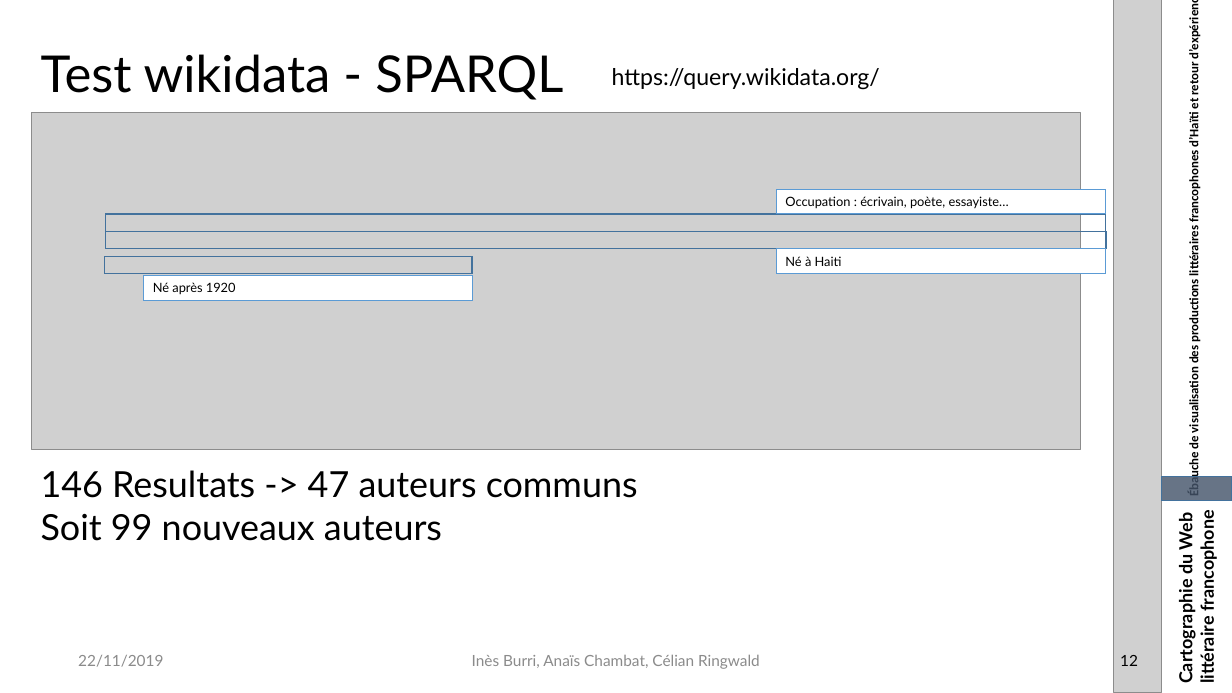
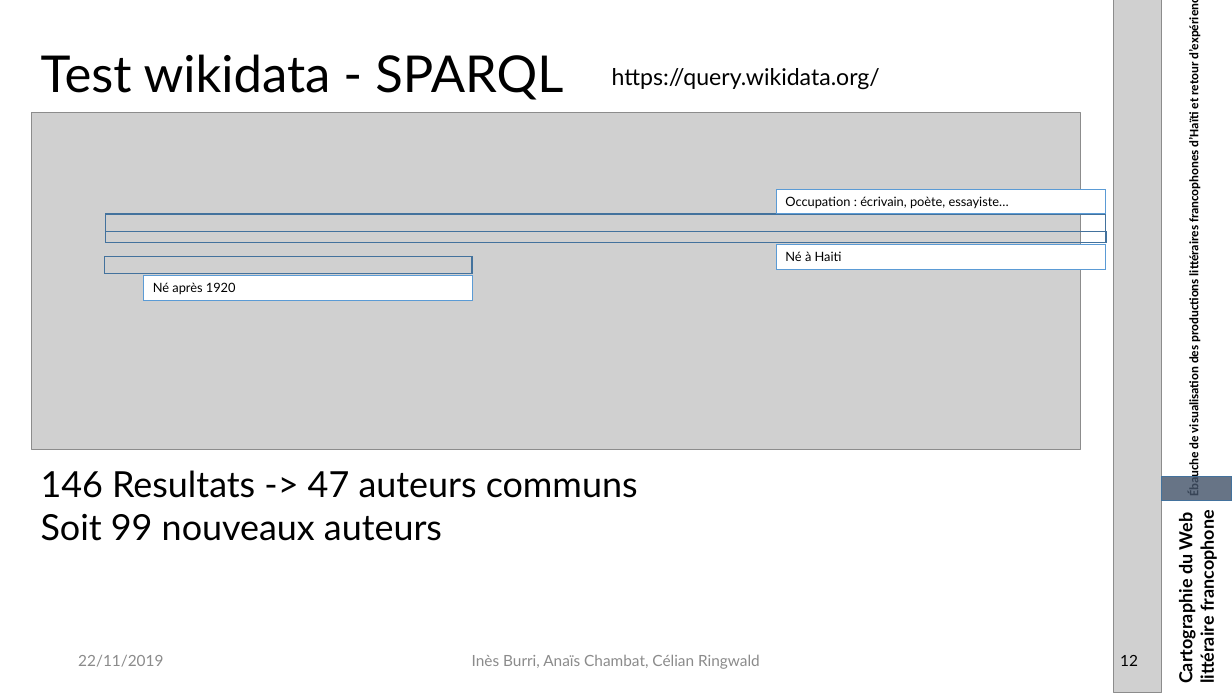
Before and after one commit to datalogism/lifranum-carto, a slide deck: slide 12 of livrables/CartoWeb_Openrefine.pptx. Drawn at 1232x693 pixels with LibreOffice and Linux fonts; fonts in the diff are those of the drawing; grey boxes stand for pictures. Boxes give left, top, right and bottom in pixels: in the first picture for what was removed or moved away, otherwise in the second. Text is boxed around its words. In the diff, an @@ line names an element or a change of style, - is before the commit and + after.

```diff
--- a/livrables/CartoWeb_Openrefine.pptx
+++ b/livrables/CartoWeb_Openrefine.pptx
@@ rectangle: place and size @@
-rectangle at bbox=[105, 231, 1105, 249]
+rectangle at bbox=[105, 231, 1105, 242]
@@ rectangle "Né à Haiti": place and size @@
-rectangle "Né à Haiti" at bbox=[776, 249, 1105, 274]
+rectangle "Né à Haiti" at bbox=[776, 245, 1105, 270]
```
Also in this commit, not shown: 1 other slide changed, 10 other files.
